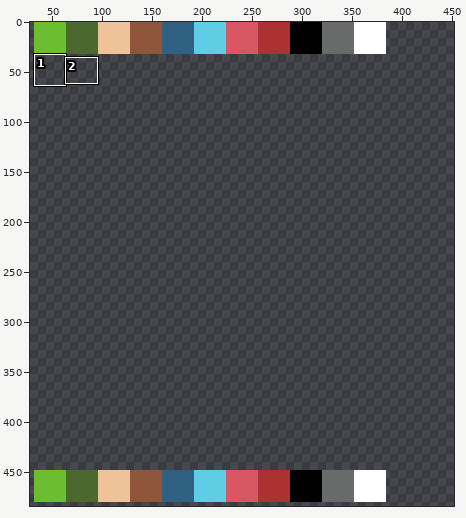
Pixel-art file, stored at god project/sprite files/example.aseprite. The first picture is a wide view before the edit; the outline marks the close-up.
Close-up. Before:
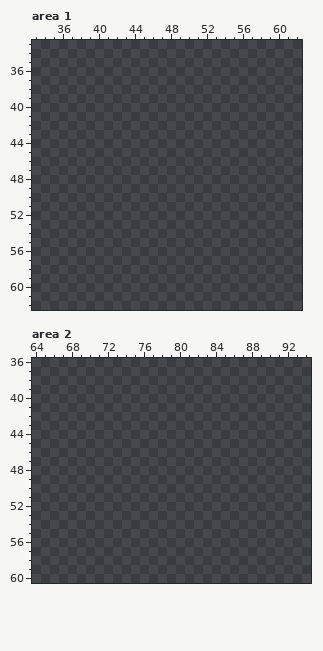
960x960 pixels, 1 frame. Shown: area 1: x 33..62, y 33..62; area 2: x 64..94, y 36..60. The wide view leaves out empty margins. The commit also changed other parts of the picture, which this record leaves out.
New version:
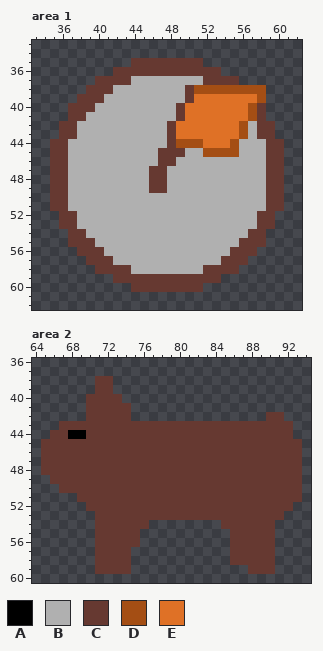
Palette (. is transparent): A #000000  B #b0b0b0  C #663931  D #a44e14  E #df7126
Change:
layer "Layer 2" added
layer "Layer 3" added
--- area 1, layers "Layer 2", "Layer 1"
@@ x 33..62 @@
 34 ..............................
-35 ..............................
-36 ..............................
-37 ..............................
-38 ..............................
-39 ..............................
-40 ..............................
-41 ..............................
-42 ..............................
-43 ..............................
-44 ..............................
-45 ..............................
-46 ..............................
-47 ..............................
-48 ..............................
-49 ..............................
-50 ..............................
-51 ..............................
-52 ..............................
-53 ..............................
-54 ..............................
-55 ..............................
-56 ..............................
-57 ..............................
-58 ..............................
-59 ..............................
-60 ..............................
+35 ...........CCCCCCCC...........
+36 .........CCCCCCCCCCCC.........
+37 .......CCCCBBBBBBBBCCCC.......
+38 ......CCCBBBBBBBBCDDDDDDDD....
+39 .....CCCBBBBBBBBBCEEEEEEED....
+40 ....CCCBBBBBBBBBCEEEEEEEDC....
+41 ....CCBBBBBBBBBBCEEEEEEEDC....
+42 ...CCBBBBBBBBBBCEEEEEEEDBCC...
+43 ...CCBBBBBBBBBBCEEEEEEEDBCC...
+44 ..CCBBBBBBBBBBBCDDDEEEDBBBCC..
+45 ..CCBBBBBBBBBBCCCBBDDDDBBBCC..
+46 ..CCBBBBBBBBBBCCBBBBBBBBBBCC..
+47 ..CCBBBBBBBBBCCBBBBBBBBBBBCC..
+48 ..CCBBBBBBBBBCCBBBBBBBBBBBCC..
+49 ..CCBBBBBBBBBCCBBBBBBBBBBBCC..
+50 ..CCBBBBBBBBBBBBBBBBBBBBBBCC..
+51 ..CCBBBBBBBBBBBBBBBBBBBBBBCC..
+52 ...CCBBBBBBBBBBBBBBBBBBBBCC...
+53 ...CCBBBBBBBBBBBBBBBBBBBBCC...
+54 ....CCBBBBBBBBBBBBBBBBBBCC....
+55 ....CCCBBBBBBBBBBBBBBBBCCC....
+56 .....CCCBBBBBBBBBBBBBBCCC.....
+57 ......CCCBBBBBBBBBBBBCCC......
+58 .......CCCCBBBBBBBBCCCC.......
+59 .........CCCCCCCCCCCC.........
+60 ...........CCCCCCCC...........
 61 ..............................
--- area 2, layer "Layer 3"
@@ x 64..94 @@
 37 ...............................
-38 ...............................
-39 ...............................
-40 ...............................
-41 ...............................
-42 ...............................
-43 ...............................
-44 ...............................
-45 ...............................
-46 ...............................
-47 ...............................
-48 ...............................
-49 ...............................
-50 ...............................
-51 ...............................
-52 ...............................
-53 ...............................
-54 ...............................
-55 ...............................
-56 ...............................
-57 ...............................
-58 ...............................
-59 ...............................
+38 .......CC......................
+39 .......CC......................
+40 ......CCCC.....................
+41 ......CCCCC....................
+42 ......CCCCC...............CC...
+43 ...CCCCCCCCCCCCCCCCCCCCCCCCCC..
+44 ..CCAACCCCCCCCCCCCCCCCCCCCCCC..
+45 .CCCCCCCCCCCCCCCCCCCCCCCCCCCCC.
+46 .CCCCCCCCCCCCCCCCCCCCCCCCCCCCC.
+47 .CCCCCCCCCCCCCCCCCCCCCCCCCCCCC.
+48 .CCCCCCCCCCCCCCCCCCCCCCCCCCCCC.
+49 ..CCCCCCCCCCCCCCCCCCCCCCCCCCCC.
+50 ...CCCCCCCCCCCCCCCCCCCCCCCCCCC.
+51 .....CCCCCCCCCCCCCCCCCCCCCCCCC.
+52 ......CCCCCCCCCCCCCCCCCCCCCCC..
+53 .......CCCCCCCCCCCCCCCCCCCCC...
+54 .......CCCCCC........CCCCCC....
+55 .......CCCCC..........CCCCC....
+56 .......CCCCC..........CCCCC....
+57 .......CCCC...........CCCCC....
+58 .......CCCC...........CCCCC....
+59 .......CCCC.............CCC....
 60 ...............................
Where, in picture pixels (left, top, right, bottom), the same in both close-ups:
added: (50, 58, 284, 292)
added: (41, 376, 302, 574)
